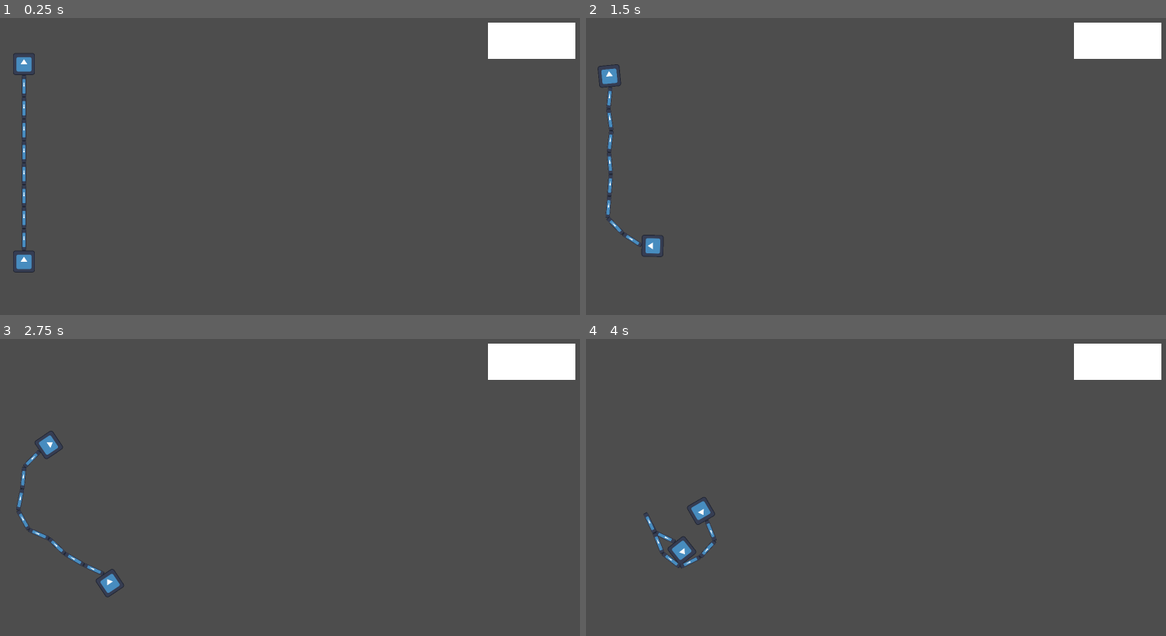
Above: before the commit, frames 1-4 (two rows, left to right).
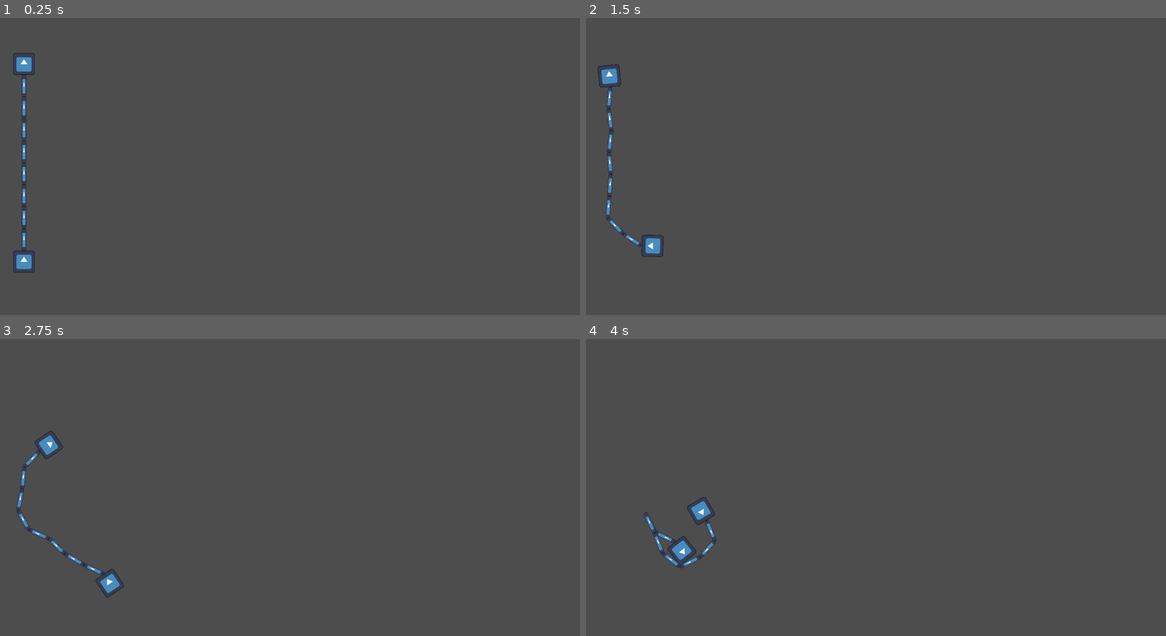
Above: after the commit, the same moments.

Repository: soursplit/MRUHacks2025
Game: Godot game, scene res://level_2.tscn
Two runs of this game, one before a commit and one after it. Both use one fixed random seed, a clock stepped at 60 frames per second and the inputs below. This scene is started directly instead of the project's main scene. The engine's default icon, where the game draws it, is replaced by a stand-in: a white triangle on a blue panel in a dark square.
Inputs:
- Up to frame 1 (0.25 s): no input
- Up to frame 2 (1.5 s): tap Enter at 0.5 s; hold D (P1 Right) 0.53-1.28 s; hold Down (P2 Down) 0.53-1.28 s; hold S (P1 Down) from 1.28 s (still down); tap Left (P2 Left) at 1.35 s
- Up to frame 3 (2.75 s): release S (P1 Down) at 2.03 s; hold D (P1 Right) from 2.03 s (still down); hold Right (P2 Right) from 2.03 s (still down)
- Up to frame 4 (4 s): release D (P1 Right) at 2.78 s; release Right (P2 Right) at 2.78 s; hold W (P1 Up) 2.78-3.53 s; tap Up (P2 Up) at 2.85 s; hold A (P1 Left) from 3.53 s (still down); hold Down (P2 Down) from 3.53 s (still down)

The runs differ from the first frame. In frame 1, 1.8% of the frame differs, in the area x 84-100%, y 1-14%; in frame 2, 1.8%; in frame 3, 1.8%; in frame 4, 1.8%.

Commit message:
hehehe

Diff:
--- a/Nelson/Hehehe.tscn
+++ b/Nelson/Hehehe.tscn
@@ -1,11 +1,10 @@
-[gd_scene load_steps=11 format=3 uid="uid://b1q3ichaqd2i0"]
+[gd_scene load_steps=9 format=3 uid="uid://ravqyhiui8r"]
 
 [ext_resource type="PackedScene" uid="uid://bsymhr5h3biq0" path="res://block.tscn" id="4_bqvgl"]
 [ext_resource type="PackedScene" uid="uid://cj388qs1rlbsb" path="res://Chain.tscn" id="5_71pwu"]
 [ext_resource type="Texture2D" uid="uid://cdfmlir64707j" path="res://box.png" id="5_bqvgl"]
 [ext_resource type="PackedScene" uid="uid://c0wjgxc721ppi" path="res://RigidPlayer.tscn" id="6_71pwu"]
 [ext_resource type="Script" uid="uid://ctbh1yj18mamp" path="res://P2rigid_player.gd" id="6_a3twx"]
-[ext_resource type="Script" uid="uid://kyn6u1c2dfql" path="res://area_2d.gd" id="6_gif8c"]
 
 [sub_resource type="PhysicsMaterial" id="PhysicsMaterial_71pwu"]
 
@@ -13,9 +12,6 @@
 
 [sub_resource type="RectangleShape2D" id="RectangleShape2D_bqvgl"]
 size = Vector2(96, 96)
-
-[sub_resource type="RectangleShape2D" id="RectangleShape2D_71pwu"]
-size = Vector2(56, 615)
 
 [node name="Level 1" type="Node2D"]
 
@@ -173,19 +169,3 @@
 [node name="CollisionShape2D" type="CollisionShape2D" parent="WoodBox4"]
 position = Vector2(-16, -16)
 shape = SubResource("RectangleShape2D_bqvgl")
-
-[node name="Door 1" type="Area2D" parent="."]
-position = Vector2(-8, 3)
-script = ExtResource("6_gif8c")
-
-[node name="CollisionShape2D" type="CollisionShape2D" parent="Door 1"]
-position = Vector2(1468, 426.5)
-shape = SubResource("RectangleShape2D_71pwu")
-
-[node name="ColorRect" type="ColorRect" parent="Door 1"]
-offset_left = 1446.0
-offset_top = 120.0
-offset_right = 1486.0
-offset_bottom = 736.0
-
-[connection signal="body_entered" from="Door 1" to="Door 1" method="_on_body_entered"]
--- a/Nelson/Scenes/RigidPlayer.tscn
+++ b/Nelson/RigidPlayer.tscn
@@ -1,6 +1,6 @@
 [gd_scene load_steps=4 format=3 uid="uid://c0wjgxc721ppi"]
 
-[ext_resource type="Script" uid="uid://buvyq2l7p3fd7" path="res://Scripts/rigid_body_2d.gd" id="1_ufsin"]
+[ext_resource type="Script" uid="uid://buvyq2l7p3fd7" path="res://rigid_body_2d.gd" id="1_ufsin"]
 [ext_resource type="Texture2D" uid="uid://ruc84cx52ysv" path="res://icon.svg" id="2_t020p"]
 
 [sub_resource type="RectangleShape2D" id="RectangleShape2D_77287"]
--- a/Nelson/Scenes/Hehehe.tscn
+++ /dev/null
@@ -1,171 +0,0 @@
-[gd_scene load_steps=9 format=3 uid="uid://ravqyhiui8r"]
-
-[ext_resource type="PackedScene" uid="uid://c0wjgxc721ppi" path="res://Scenes/RigidPlayer.tscn" id="1_2kt1u"]
-[ext_resource type="Script" uid="uid://ctbh1yj18mamp" path="res://Scripts/P2rigid_player.gd" id="2_23vmf"]
-[ext_resource type="PackedScene" uid="uid://cj388qs1rlbsb" path="res://Scenes/Chain.tscn" id="3_dy8n8"]
-[ext_resource type="PackedScene" uid="uid://bsymhr5h3biq0" path="res://Scenes/block.tscn" id="4_e5wmr"]
-[ext_resource type="Texture2D" uid="uid://cdfmlir64707j" path="res://box.png" id="5_agedy"]
-
-[sub_resource type="PhysicsMaterial" id="PhysicsMaterial_71pwu"]
-
-[sub_resource type="PhysicsMaterial" id="PhysicsMaterial_a3twx"]
-
-[sub_resource type="RectangleShape2D" id="RectangleShape2D_bqvgl"]
-size = Vector2(96, 96)
-
-[node name="Level 1" type="Node2D"]
-
-[node name="rigidBodyPlayer2" parent="." instance=ExtResource("1_2kt1u")]
-position = Vector2(135, 736)
-physics_material_override = SubResource("PhysicsMaterial_71pwu")
-
-[node name="rigidBodyPlayer1" parent="." instance=ExtResource("1_2kt1u")]
-position = Vector2(135, 160)
-mass = 0.733
-physics_material_override = SubResource("PhysicsMaterial_a3twx")
-script = ExtResource("2_23vmf")
-
-[node name="cainz2" type="Node2D" parent="."]
-position = Vector2(-144, 0)
-
-[node name="PinJoint2D" type="PinJoint2D" parent="cainz2"]
-position = Vector2(279, 392)
-node_a = NodePath("../chainLink3")
-node_b = NodePath("../chainLink4")
-
-[node name="chainLink" parent="cainz2" instance=ExtResource("3_dy8n8")]
-position = Vector2(279, 232)
-
-[node name="PinJoint2D2" type="PinJoint2D" parent="cainz2"]
-position = Vector2(279, 264)
-scale = Vector2(0.368783, 1.25672)
-node_a = NodePath("../chainLink")
-node_b = NodePath("../chainLink2")
-
-[node name="chainLink2" parent="cainz2" instance=ExtResource("3_dy8n8")]
-position = Vector2(279, 296)
-
-[node name="PinJoint2D3" type="PinJoint2D" parent="cainz2"]
-position = Vector2(279, 328)
-scale = Vector2(0.368783, 1.25672)
-node_a = NodePath("../chainLink2")
-node_b = NodePath("../chainLink3")
-
-[node name="chainLink3" parent="cainz2" instance=ExtResource("3_dy8n8")]
-position = Vector2(279, 360)
-
-[node name="PinJoint2D4" type="PinJoint2D" parent="cainz2"]
-position = Vector2(279, 200)
-node_a = NodePath("../../rigidBodyPlayer1")
-node_b = NodePath("../chainLink")
-
-[node name="chainLink4" parent="cainz2" instance=ExtResource("3_dy8n8")]
-position = Vector2(279, 424)
-
-[node name="PinJoint2D5" type="PinJoint2D" parent="cainz2"]
-position = Vector2(279, 456)
-node_a = NodePath("../chainLink4")
-node_b = NodePath("../chainLink5")
-
-[node name="chainLink5" parent="cainz2" instance=ExtResource("3_dy8n8")]
-position = Vector2(279, 488)
-
-[node name="PinJoint2D6" type="PinJoint2D" parent="cainz2"]
-position = Vector2(279, 520)
-node_a = NodePath("../chainLink5")
-node_b = NodePath("../chainLink6")
-
-[node name="chainLink6" parent="cainz2" instance=ExtResource("3_dy8n8")]
-position = Vector2(279, 552)
-
-[node name="PinJoint2D7" type="PinJoint2D" parent="cainz2"]
-position = Vector2(279, 584)
-node_a = NodePath("../chainLink6")
-node_b = NodePath("../chainLink7")
-
-[node name="chainLink7" parent="cainz2" instance=ExtResource("3_dy8n8")]
-position = Vector2(279, 616)
-
-[node name="PinJoint2D8" type="PinJoint2D" parent="cainz2"]
-position = Vector2(279, 648)
-node_a = NodePath("../chainLink7")
-node_b = NodePath("../chainLink8")
-
-[node name="chainLink8" parent="cainz2" instance=ExtResource("3_dy8n8")]
-position = Vector2(279, 680)
-
-[node name="PinJoint2D9" type="PinJoint2D" parent="cainz2"]
-position = Vector2(279, 712)
-node_a = NodePath("../chainLink8")
-node_b = NodePath("../../rigidBodyPlayer2")
-
-[node name="Block2" parent="." instance=ExtResource("4_e5wmr")]
-position = Vector2(1140, 1527)
-
-[node name="Block" parent="." instance=ExtResource("4_e5wmr")]
-position = Vector2(1997, 1052)
-
-[node name="Block3" parent="." instance=ExtResource("4_e5wmr")]
-position = Vector2(2112, 1356)
-
-[node name="WoodBox" type="RigidBody2D" parent="."]
-position = Vector2(896, 64)
-
-[node name="Sprite2D" type="Sprite2D" parent="WoodBox"]
-position = Vector2(-16.5625, -16.75)
-scale = Vector2(0.498077, 0.497449)
-texture = ExtResource("5_agedy")
-
-[node name="CollisionShape2D" type="CollisionShape2D" parent="WoodBox"]
-position = Vector2(-16, -16)
-shape = SubResource("RectangleShape2D_bqvgl")
-
-[node name="StaticBody2D" type="StaticBody2D" parent="."]
-
-[node name="CollisionPolygon2D" type="CollisionPolygon2D" parent="StaticBody2D"]
-polygon = PackedVector2Array(0, 0, 1800, 0, 1800, 900, 0, 900, 0, -5, -9, -5, -75, 1003, 1879, 962, 1903, -191, 9, -43)
-
-[node name="wall" type="StaticBody2D" parent="."]
-
-[node name="CollisionPolygon2D" type="CollisionPolygon2D" parent="wall"]
-polygon = PackedVector2Array(320, 0, 320, 320, 384, 320, 384, 0)
-
-[node name="CollisionPolygon2D2" type="CollisionPolygon2D" parent="wall"]
-position = Vector2(0, 576)
-polygon = PackedVector2Array(320, 0, 320, 320, 384, 320, 384, 0)
-
-[node name="WoodBox2" type="RigidBody2D" parent="."]
-position = Vector2(880, 864)
-
-[node name="Sprite2D" type="Sprite2D" parent="WoodBox2"]
-position = Vector2(-16.5625, -16.75)
-scale = Vector2(0.498077, 0.497449)
-texture = ExtResource("5_agedy")
-
-[node name="CollisionShape2D" type="CollisionShape2D" parent="WoodBox2"]
-position = Vector2(-16, -16)
-shape = SubResource("RectangleShape2D_bqvgl")
-
-[node name="WoodBox3" type="RigidBody2D" parent="."]
-position = Vector2(632, 576)
-
-[node name="Sprite2D" type="Sprite2D" parent="WoodBox3"]
-position = Vector2(-16.5625, -16.75)
-scale = Vector2(0.498077, 0.497449)
-texture = ExtResource("5_agedy")
-
-[node name="CollisionShape2D" type="CollisionShape2D" parent="WoodBox3"]
-position = Vector2(-16, -16)
-shape = SubResource("RectangleShape2D_bqvgl")
-
-[node name="WoodBox4" type="RigidBody2D" parent="."]
-position = Vector2(1296, 216)
-
-[node name="Sprite2D" type="Sprite2D" parent="WoodBox4"]
-position = Vector2(-16.5625, -16.75)
-scale = Vector2(0.498077, 0.497449)
-texture = ExtResource("5_agedy")
-
-[node name="CollisionShape2D" type="CollisionShape2D" parent="WoodBox4"]
-position = Vector2(-16, -16)
-shape = SubResource("RectangleShape2D_bqvgl")
--- a/Nelson/Scenes/chain_damage.tscn
+++ /dev/null
@@ -1,13 +0,0 @@
-[gd_scene load_steps=3 format=3 uid="uid://crp53yt318qrk"]
-
-[ext_resource type="Script" uid="uid://doh4uwa14gy2r" path="res://Scripts/chain_damage.gd" id="1_7m5yf"]
-
-[sub_resource type="CapsuleShape2D" id="CapsuleShape2D_vcsd0"]
-radius = 19.0
-height = 78.0
-
-[node name="Chain Damage" type="Area2D"]
-script = ExtResource("1_7m5yf")
-
-[node name="CollisionShape2D" type="CollisionShape2D" parent="."]
-shape = SubResource("CapsuleShape2D_vcsd0")
--- a/Nelson/Scenes/enemy_damage_zone.tscn
+++ /dev/null
@@ -1,14 +0,0 @@
-[gd_scene load_steps=3 format=3 uid="uid://cqjdihcocwg6c"]
-
-[ext_resource type="Script" uid="uid://b0r1kndx2jtta" path="res://Scripts/enemy_damage_zone.gd" id="1_7r52i"]
-
-[sub_resource type="CircleShape2D" id="CircleShape2D_knrkq"]
-radius = 112.285
-
-[node name="Enemy Damage Zone" type="Area2D"]
-script = ExtResource("1_7r52i")
-
-[node name="CollisionShape2D" type="CollisionShape2D" parent="."]
-shape = SubResource("CircleShape2D_knrkq")
-
-[connection signal="body_entered" from="." to="." method="_on_body_entered"]
--- a/Nelson/Scenes/level_2.tscn
+++ /dev/null
@@ -1,120 +0,0 @@
-[gd_scene load_steps=6 format=3 uid="uid://c5lg2nju0gsw8"]
-
-[ext_resource type="PackedScene" uid="uid://c0wjgxc721ppi" path="res://Scenes/RigidPlayer.tscn" id="1_xdadj"]
-[ext_resource type="Script" uid="uid://ctbh1yj18mamp" path="res://Scripts/P2rigid_player.gd" id="2_1y8me"]
-[ext_resource type="PackedScene" uid="uid://cj388qs1rlbsb" path="res://Scenes/Chain.tscn" id="3_n7ypv"]
-
-[sub_resource type="PhysicsMaterial" id="PhysicsMaterial_0s5r2"]
-
-[sub_resource type="PhysicsMaterial" id="PhysicsMaterial_7j8ne"]
-
-[node name="Level 2" type="Node2D"]
-
-[node name="rigidBodyPlayer2" parent="." instance=ExtResource("1_xdadj")]
-position = Vector2(135, 736)
-physics_material_override = SubResource("PhysicsMaterial_0s5r2")
-
-[node name="rigidBodyPlayer1" parent="." instance=ExtResource("1_xdadj")]
-position = Vector2(135, 160)
-mass = 0.733
-physics_material_override = SubResource("PhysicsMaterial_7j8ne")
-script = ExtResource("2_1y8me")
-
-[node name="cainz2" type="Node2D" parent="."]
-position = Vector2(-144, 0)
-
-[node name="PinJoint2D" type="PinJoint2D" parent="cainz2"]
-position = Vector2(279, 392)
-node_a = NodePath("../chainLink3")
-node_b = NodePath("../chainLink4")
-
-[node name="chainLink" parent="cainz2" instance=ExtResource("3_n7ypv")]
-position = Vector2(279, 232)
-
-[node name="PinJoint2D2" type="PinJoint2D" parent="cainz2"]
-position = Vector2(279, 264)
-scale = Vector2(0.368783, 1.25672)
-node_a = NodePath("../chainLink")
-node_b = NodePath("../chainLink2")
-
-[node name="chainLink2" parent="cainz2" instance=ExtResource("3_n7ypv")]
-position = Vector2(279, 296)
-
-[node name="PinJoint2D3" type="PinJoint2D" parent="cainz2"]
-position = Vector2(279, 328)
-scale = Vector2(0.368783, 1.25672)
-node_a = NodePath("../chainLink2")
-node_b = NodePath("../chainLink3")
-
-[node name="chainLink3" parent="cainz2" instance=ExtResource("3_n7ypv")]
-position = Vector2(279, 360)
-
-[node name="PinJoint2D4" type="PinJoint2D" parent="cainz2"]
-position = Vector2(279, 200)
-node_a = NodePath("../../rigidBodyPlayer1")
-node_b = NodePath("../chainLink")
-
-[node name="chainLink4" parent="cainz2" instance=ExtResource("3_n7ypv")]
-position = Vector2(279, 424)
-
-[node name="PinJoint2D5" type="PinJoint2D" parent="cainz2"]
-position = Vector2(279, 456)
-node_a = NodePath("../chainLink4")
-node_b = NodePath("../chainLink5")
-
-[node name="chainLink5" parent="cainz2" instance=ExtResource("3_n7ypv")]
-position = Vector2(279, 488)
-
-[node name="PinJoint2D6" type="PinJoint2D" parent="cainz2"]
-position = Vector2(279, 520)
-node_a = NodePath("../chainLink5")
-node_b = NodePath("../chainLink6")
-
-[node name="chainLink6" parent="cainz2" instance=ExtResource("3_n7ypv")]
-position = Vector2(279, 552)
-
-[node name="PinJoint2D7" type="PinJoint2D" parent="cainz2"]
-position = Vector2(279, 584)
-node_a = NodePath("../chainLink6")
-node_b = NodePath("../chainLink7")
-
-[node name="chainLink7" parent="cainz2" instance=ExtResource("3_n7ypv")]
-position = Vector2(279, 616)
-
-[node name="PinJoint2D8" type="PinJoint2D" parent="cainz2"]
-position = Vector2(279, 648)
-node_a = NodePath("../chainLink7")
-node_b = NodePath("../chainLink8")
-
-[node name="chainLink8" parent="cainz2" instance=ExtResource("3_n7ypv")]
-position = Vector2(279, 680)
-
-[node name="PinJoint2D9" type="PinJoint2D" parent="cainz2"]
-position = Vector2(279, 712)
-node_a = NodePath("../chainLink8")
-node_b = NodePath("../../rigidBodyPlayer2")
-
-[node name="StaticBody2D" type="StaticBody2D" parent="."]
-
-[node name="CollisionPolygon2D" type="CollisionPolygon2D" parent="StaticBody2D"]
-polygon = PackedVector2Array(0, 0, 1800, 0, 1800, 900, 0, 900, 0, -5, -9, -5, -75, 1003, 1879, 962, 1903, -191, 9, -43)
-
-[node name="wall" type="StaticBody2D" parent="StaticBody2D"]
-
-[node name="CollisionPolygon2D" type="CollisionPolygon2D" parent="StaticBody2D/wall"]
-position = Vector2(992, -72)
-rotation = 1.5708
-scale = Vector2(1, 2.27902)
-polygon = PackedVector2Array(320, 0, 320, 85.6421, 320, 320, 384, 320, 384, 187.034, 384, 0)
-
-[node name="CollisionPolygon2D2" type="CollisionPolygon2D" parent="StaticBody2D/wall"]
-position = Vector2(1312, 905.344)
-rotation = 3.14159
-scale = Vector2(1, 1.85594)
-polygon = PackedVector2Array(320, 0, 320, 85.6421, 320, 209.151, 320, 320, 384, 320, 384, 187.034, 384, 0)
-
-[node name="CollisionPolygon2D3" type="CollisionPolygon2D" parent="StaticBody2D/wall"]
-position = Vector2(1744, 624)
-rotation = 3.14159
-scale = Vector2(1, 1.91893)
-polygon = PackedVector2Array(320, 0, 320, 85.6421, 320, 209.151, 320, 320, 384, 320, 384, 187.034, 384, 0)
--- a/Nelson/Scripts/chain_damage.gd
+++ /dev/null
@@ -1,9 +0,0 @@
-extends Area2D
-
-## Code Inspired by "Damage System for Beginner - Learn Godot 4 = no talking" by DevDrache
-func _on_body_entered(body : CharacterBody2D):
-	if "Player" in body.name:
-		body.take_damage(1)
-## End of Code Inspired by "Damage System for Beginner - Learn Godot 4 = no talking" by DevDrache
-
-## Made for the chain, is slightly bigger than chain so collision hits
--- a/Nelson/Scripts/enemy_damage_zone.gd
+++ /dev/null
@@ -1,9 +0,0 @@
-extends Area2D
-
-## Code Inspired by "Damage System for Beginner - Learn Godot 4 = no talking" by DevDrache
-func _on_body_entered(body : CharacterBody2D):
-	if "Player" in body.name:
-		body.take_damage(1)
-## End of Code Inspired by "Damage System for Beginner - Learn Godot 4 = no talking" by DevDrache
-
-## Made seperately for chain links
--- a/Nelson/area_2d.gd
+++ /dev/null
@@ -1,5 +0,0 @@
-extends Area2D
-
-
-func _on_body_entered(body):
-	get_tree().change_scene_to_file("res://level_2.tscn")
--- a/Nelson/door_2.gd
+++ /dev/null
@@ -1,5 +0,0 @@
-extends Area2D
-
-
-func _on_body_entered(body):
-	get_tree().change_scene_to_file("res://Level 3.tscn")
--- a/Nelson/enemy.gd
+++ /dev/null
@@ -1,21 +0,0 @@
-extends CharacterBody2D
-
-##Code inspired from "Create AI Enemies in Godot4 2D | Godot simple enemy tutorial ." by GameStick
-@onready var target = $"../Player"
-var speed = 150
-var health: int =  1
-
-## Handles physics of moving enemy
-func _physics_process(delta):
-	var direction = (target.position - position).normalized() ## Calculates direction to a chosen player and normalizes direction
-	velocity = direction * speed ## Calculates vel
-	look_at(target.position) ## Makes enemy look at chosen player
-	move_and_slide() ## Function that handles smooth movement
-##Code inspired from "Create AI Enemies in Godot4 2D | Godot simple enemy tutorial ." by GameStick
-
-func take_damage(damage:int):
-	health -= damage
-	print("Damagedwa")
-	if health <= 0:
-		$Sprite2D.visible = false
-		print("Dead")
--- a/Nelson/enemy.tscn
+++ /dev/null
@@ -1,22 +0,0 @@
-[gd_scene load_steps=5 format=3 uid="uid://dnj1fan0u6ima"]
-
-[ext_resource type="Texture2D" uid="uid://ruc84cx52ysv" path="res://icon.svg" id="1_4gyqm"]
-[ext_resource type="Script" uid="uid://dp6lhm021lw5f" path="res://enemy.gd" id="1_qi2p4"]
-[ext_resource type="PackedScene" uid="uid://cqjdihcocwg6c" path="res://Scenes/enemy_damage_zone.tscn" id="2_qi2p4"]
-
-[sub_resource type="RectangleShape2D" id="RectangleShape2D_iifgy"]
-size = Vector2(114, 110)
-
-[node name="Enemy" type="CharacterBody2D"]
-script = ExtResource("1_qi2p4")
-
-[node name="CollisionShape2D" type="CollisionShape2D" parent="."]
-shape = SubResource("RectangleShape2D_iifgy")
-
-[node name="Sprite2D" type="Sprite2D" parent="."]
-texture = ExtResource("1_4gyqm")
-
-[node name="Enemy Damage Zone" parent="." instance=ExtResource("2_qi2p4")]
-position = Vector2(-1, -1)
-
-[connection signal="body_entered" from="Enemy Damage Zone" to="." method="_on_enemy_damage_zone_body_entered"]
--- a/Nelson/level_2.tscn
+++ b/Nelson/level_2.tscn
@@ -1,16 +1,12 @@
-[gd_scene load_steps=8 format=3 uid="uid://bb6nbqskn2lp0"]
+[gd_scene load_steps=6 format=3 uid="uid://c5lg2nju0gsw8"]
 
 [ext_resource type="PackedScene" uid="uid://c0wjgxc721ppi" path="res://RigidPlayer.tscn" id="1_xdadj"]
 [ext_resource type="Script" uid="uid://ctbh1yj18mamp" path="res://P2rigid_player.gd" id="2_1y8me"]
 [ext_resource type="PackedScene" uid="uid://cj388qs1rlbsb" path="res://Chain.tscn" id="3_n7ypv"]
-[ext_resource type="Script" uid="uid://wg5jtbg844kp" path="res://door_2.gd" id="4_1y8me"]
 
 [sub_resource type="PhysicsMaterial" id="PhysicsMaterial_0s5r2"]
 
 [sub_resource type="PhysicsMaterial" id="PhysicsMaterial_7j8ne"]
-
-[sub_resource type="RectangleShape2D" id="RectangleShape2D_n7ypv"]
-size = Vector2(258, 109)
 
 [node name="Level 2" type="Node2D"]
 
@@ -122,18 +118,3 @@
 rotation = 3.14159
 scale = Vector2(1, 1.91893)
 polygon = PackedVector2Array(320, 0, 320, 85.6421, 320, 209.151, 320, 320, 384, 320, 384, 187.034, 384, 0)
-
-[node name="Door 2" type="Area2D" parent="."]
-script = ExtResource("4_1y8me")
-
-[node name="ColorRect" type="ColorRect" parent="Door 2"]
-offset_left = 1485.0
-offset_top = 47.0
-offset_right = 1739.0
-offset_bottom = 153.0
-
-[node name="CollisionShape2D" type="CollisionShape2D" parent="Door 2"]
-position = Vector2(1614, 99.5)
-shape = SubResource("RectangleShape2D_n7ypv")
-
-[connection signal="body_entered" from="Door 2" to="Door 2" method="_on_body_entered"]
--- a/Nelson/rigid_body_2d.tscn
+++ /dev/null
@@ -1,20 +0,0 @@
-[gd_scene load_steps=5 format=3 uid="uid://qckkkmpbv0g"]
-
-[ext_resource type="Script" uid="uid://dp6lhm021lw5f" path="res://enemy.gd" id="1_2x7xp"]
-[ext_resource type="Texture2D" uid="uid://ruc84cx52ysv" path="res://icon.svg" id="1_wltir"]
-[ext_resource type="PackedScene" uid="uid://cqjdihcocwg6c" path="res://Scenes/enemy_damage_zone.tscn" id="2_jiowd"]
-
-[sub_resource type="RectangleShape2D" id="RectangleShape2D_jiowd"]
-size = Vector2(118, 118)
-
-[node name="Enemy" type="RigidBody2D"]
-script = ExtResource("1_2x7xp")
-
-[node name="Sprite2D" type="Sprite2D" parent="."]
-texture = ExtResource("1_wltir")
-
-[node name="CollisionShape2D" type="CollisionShape2D" parent="."]
-position = Vector2(2, 0)
-shape = SubResource("RectangleShape2D_jiowd")
-
-[node name="Enemy Damage Zone" parent="." instance=ExtResource("2_jiowd")]
Renamed: Nelson/Scenes/Chain.tscn -> Nelson/Chain.tscn
Renamed: Nelson/Scenes/Level 3.tscn -> Nelson/Level 3.tscn
Renamed: Nelson/Scripts/P2rigid_player.gd -> Nelson/P2rigid_player.gd
Renamed: Nelson/Scripts/P2rigid_player.gd.uid -> Nelson/P2rigid_player.gd.uid
Not shown, removed: Nelson/Scripts/chain_damage.gd.uid
Not shown, removed: Nelson/Scripts/enemy_damage_zone.gd.uid
Not shown, removed: Nelson/area_2d.gd.uid
Renamed: Nelson/Scenes/block.tscn -> Nelson/block.tscn
Binary file removed: Nelson/chain.png
Not shown, removed: Nelson/chain.png.import
Renamed: Nelson/Scenes/cube.tscn -> Nelson/cube.tscn
Not shown, removed: Nelson/door_2.gd.uid
(and 5 more such lines)
